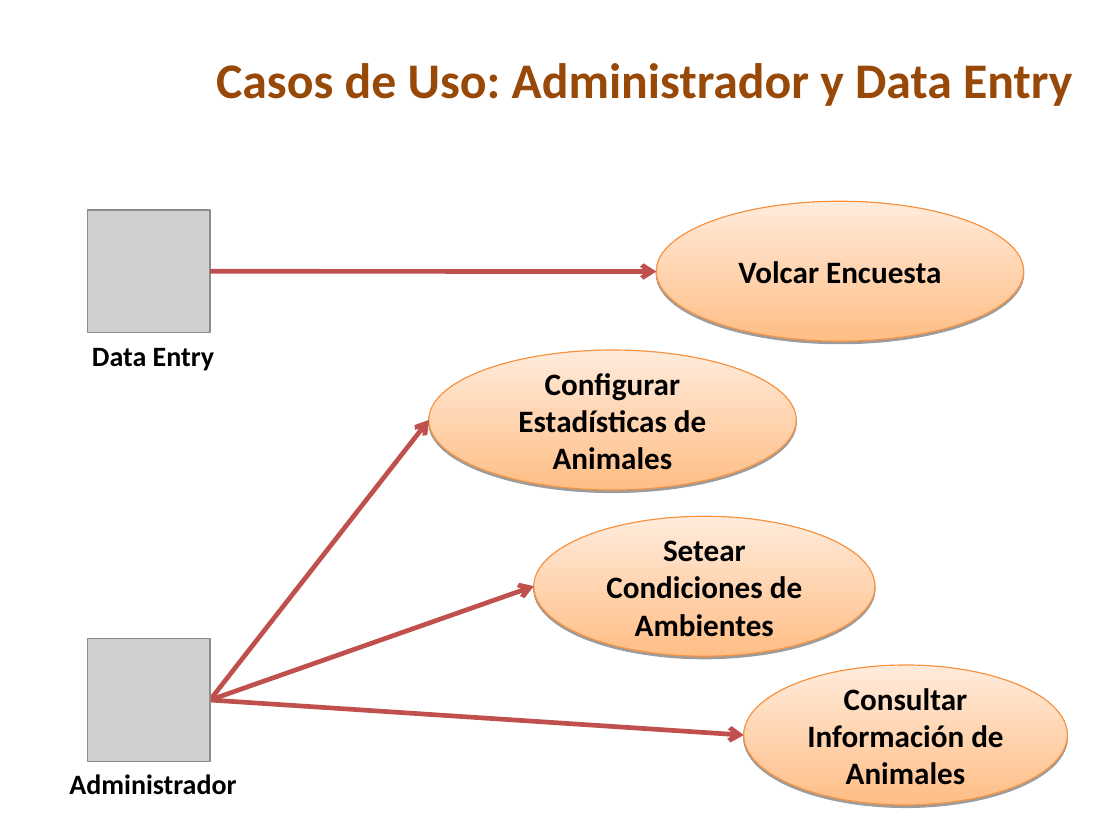
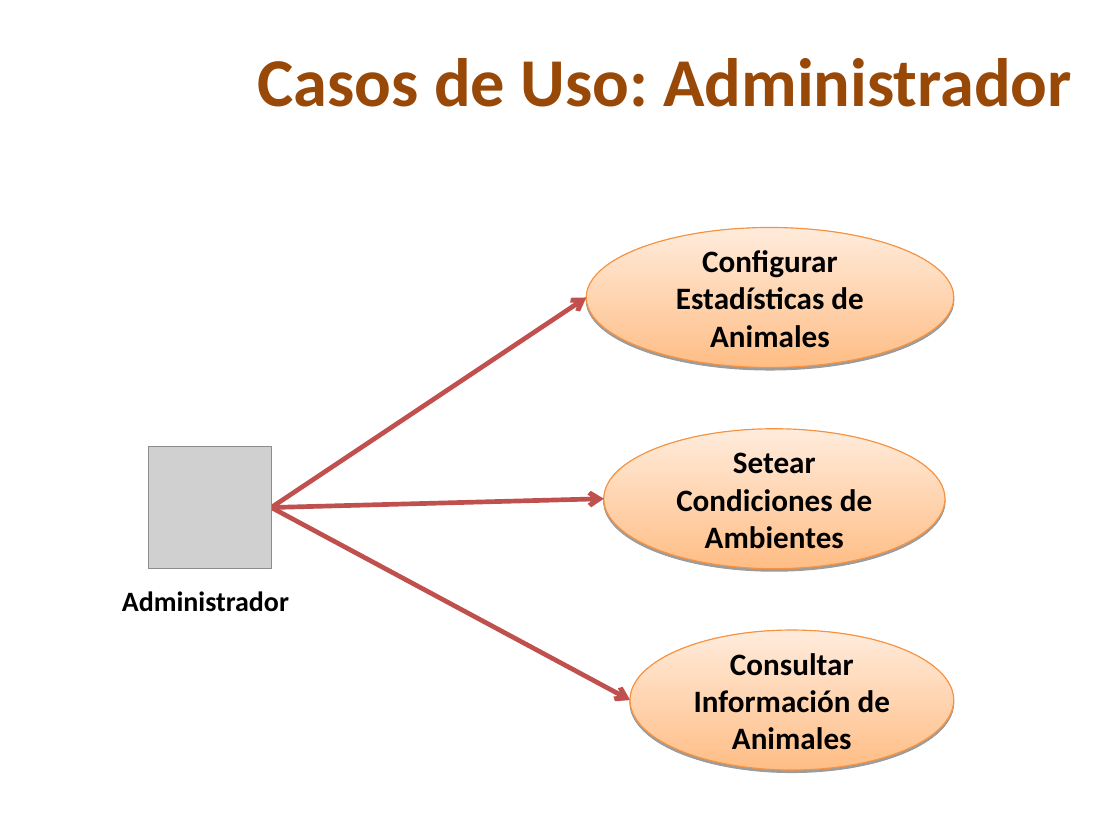
Before and after one commit to skiel85/taller-desarrollo-proyectos-i, a slide deck: slide 4 of Presentaciones/PresentacionDesarrollo.ppt. Drawn at 1120x840 pixels with LibreOffice and Linux fonts; fonts in the diff are those of the drawing; grey boxes stand for pictures; background and template pictures are left out. Boxes give left, top, right and bottom in pixels: in the first picture for what was removed or moved away, otherwise in the second. Text is boxed around its words. In the diff, an @@ line names an element or a change of style, - is before the commit and + after.

```diff
--- a/Presentaciones/PresentacionDesarrollo.ppt
+++ b/Presentaciones/PresentacionDesarrollo.ppt
@@ title at (257, 58, 1071, 107): text changed; size 32 to 44 pt @@
-Casos de Uso: Administrador y Data Entry
+Casos de Uso: Administrador
@@ ellipse removed at (656, 202, 1024, 342) @@
-Volcar Encuesta
@@ picture removed at (87, 211, 209, 333) @@
@@ ellipse "Configurar Estadísticas de Animales": place and size @@
-ellipse "Configurar Estadísticas de Animales" at (429, 351, 796, 491)
+ellipse "Configurar Estadísticas de Animales" at (586, 227, 953, 367)
@@ arrow removed from (211, 271) to (656, 271) @@
@@ arrow moved from (211, 700) - (429, 420) to (271, 507) - (586, 298) @@
@@ text removed at (92, 348, 214, 371) @@
-Data Entry
@@ picture: place and size @@
-picture at (87, 638, 209, 760)
+picture at (149, 446, 271, 568)
@@ ellipse "Setear Condiciones de Ambientes": place and size @@
-ellipse "Setear Condiciones de Ambientes" at (534, 516, 876, 656)
+ellipse "Setear Condiciones de Ambientes" at (604, 429, 945, 569)
@@ arrow moved from (211, 700) - (534, 586) to (271, 507) - (631, 700) @@
@@ arrow added from (271, 507) to (604, 498), #C0504D 3 pt @@
@@ text "Administrador": place and size @@
-text "Administrador" at (69, 774, 236, 795)
+text "Administrador" at (122, 591, 289, 612)
@@ ellipse "Consultar Información de Animales": place and size @@
-ellipse "Consultar Información de Animales" at (744, 665, 1067, 805)
+ellipse "Consultar Información de Animales" at (631, 631, 954, 771)
@@ arrow removed from (211, 700) to (744, 735) @@
```
Also in this commit, not shown: 2 other slides changed.
